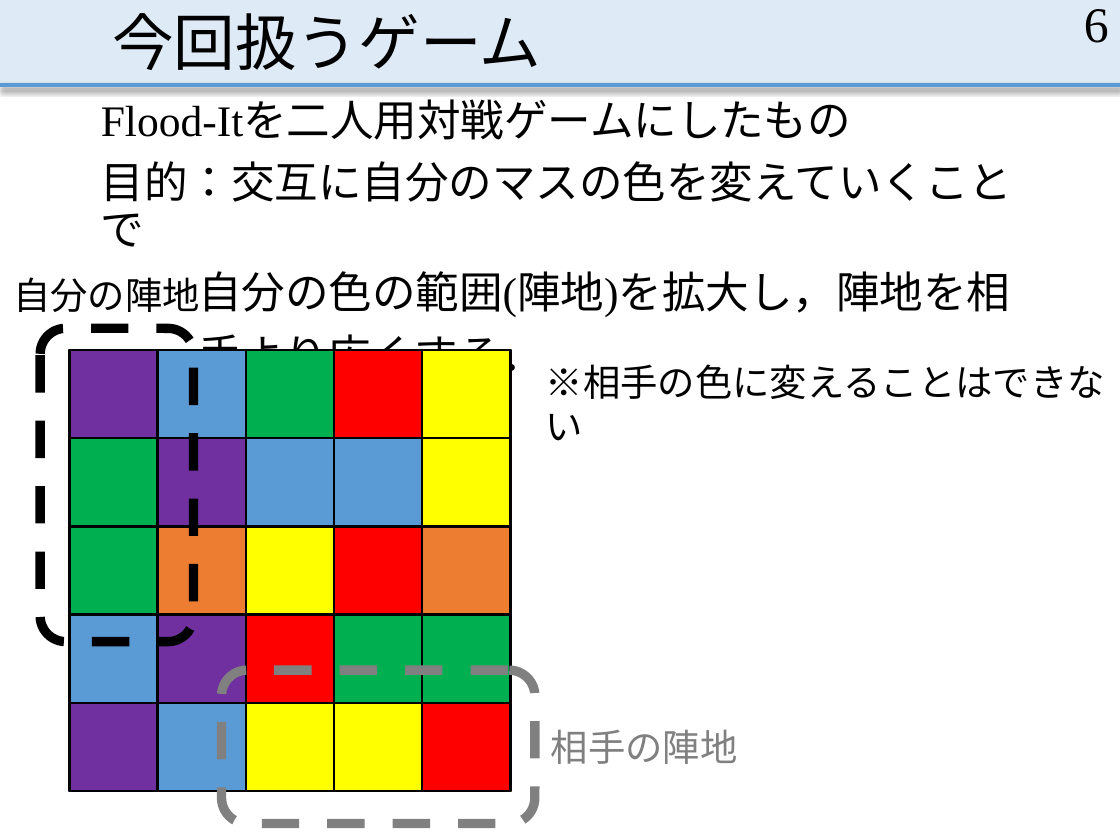
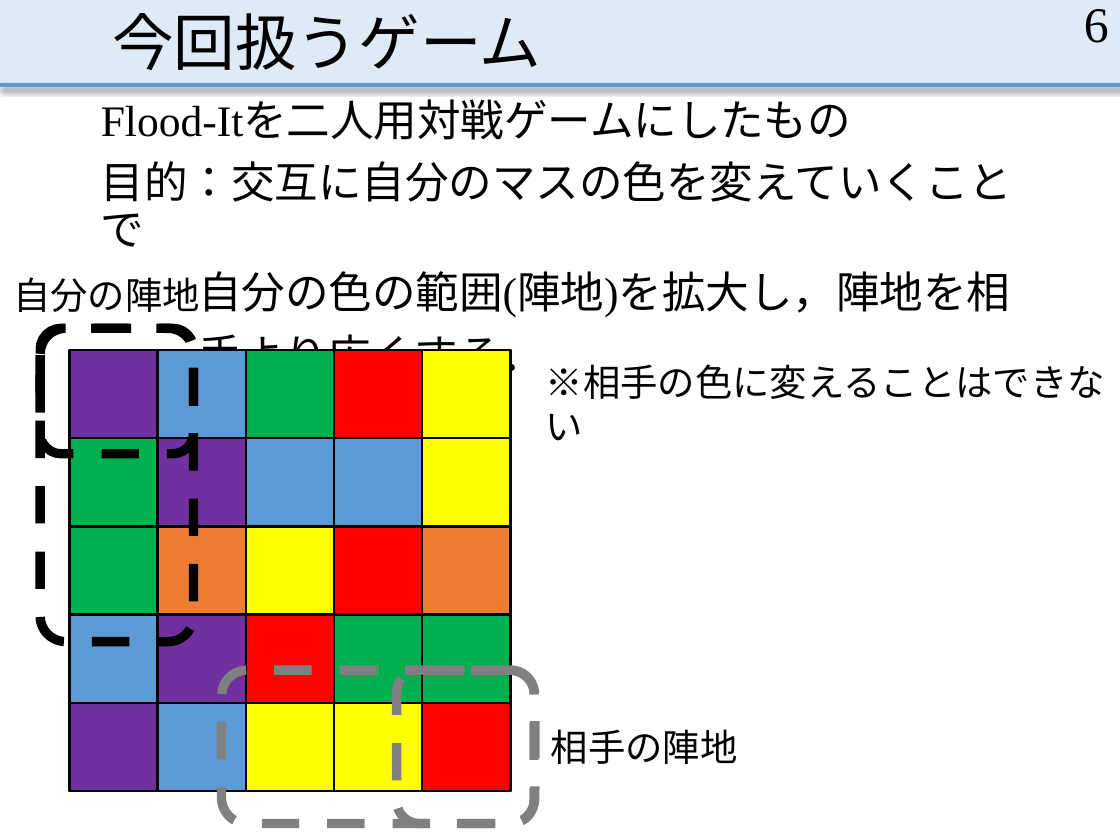
Before and after one commit to MasayaOda/SR, a slide deck: slide 6 of 中間発表.pptx. Drawn at 1120x840 pixels with LibreOffice and Linux fonts; fonts in the diff are those of the drawing. Boxes give left, top, right and bottom in pixels: in the first picture for what was removed or moved away, otherwise in the second. Text is boxed around its words. In the diff, an @@ line names an element or a change of style, - is before the commit and + after.

```diff
--- a/中間発表.pptx
+++ b/中間発表.pptx
@@ rounded rectangle added at <box>40,328,194,454</box>, outline #000000 6 pt dashed @@
@@ rounded rectangle added at <box>396,671,534,824</box>, outline #808080 6 pt dashed @@
@@ text "相手の陣地" at <box>551,729,738,764</box>: text colour #808080 to #000000 @@
```
Also in this commit, not shown: 13 other slides changed, 2 slides added.
